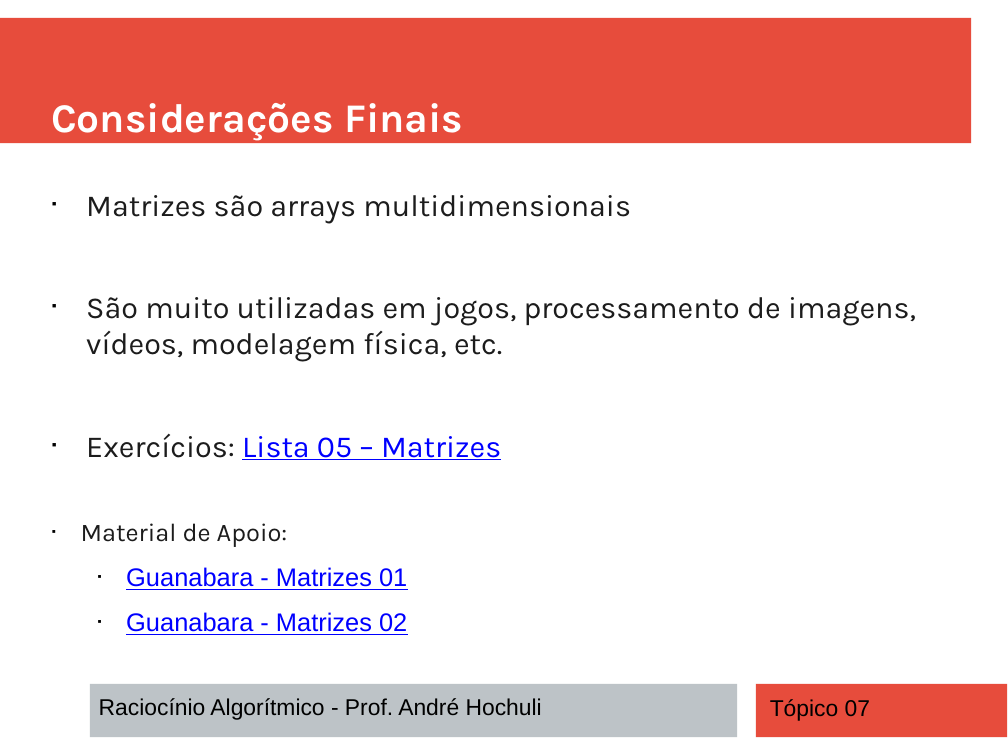
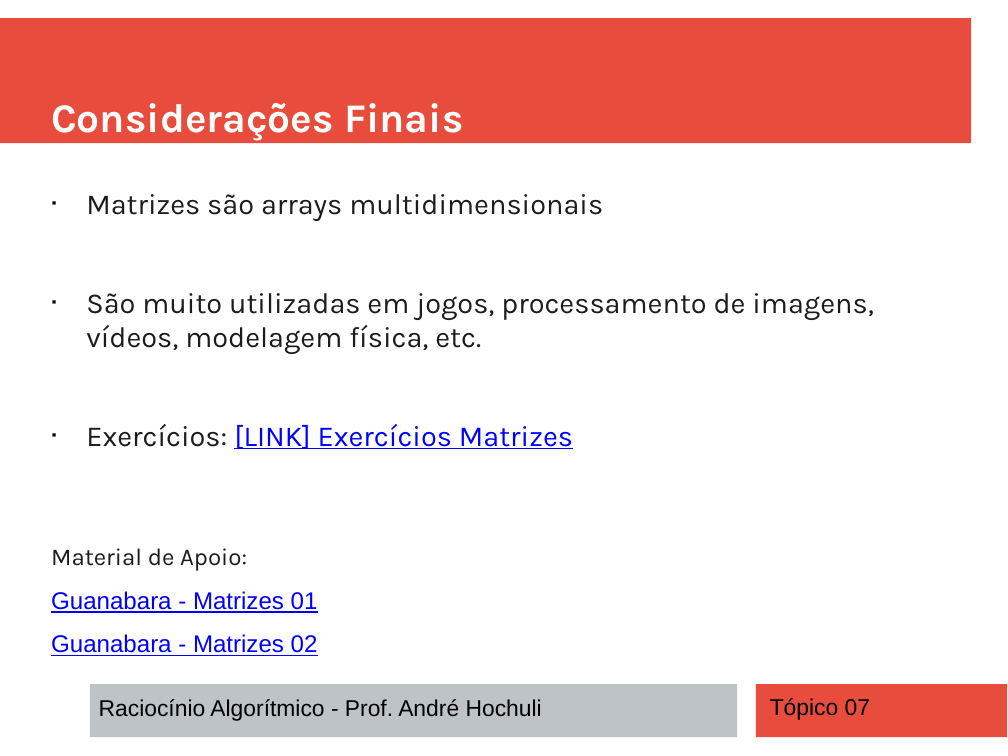
Before and after one commit to andrehochuli/teaching, a slide deck: slide 13 of RaciocinioAlgoritmico/Tópico 07 - Arrays - Matrizes/Tópico 07 - Arrays - Matrizes.pptx. Drawn at 1008x756 pixels with LibreOffice and Linux fonts; fonts in the diff are those of the drawing. Boxes give left, top, right and bottom in pixels: in the first picture for what was removed or moved away, otherwise in the second. Text is boxed around its words. In the diff, an @@ line names an element or a change of style, - is before the commit and + after.

Commit message:
Atualizando material matrizes

```diff
--- a/RaciocinioAlgoritmico/Tópico 07 - Arrays - Matrizes/Tópico 07 - Arrays - Matrizes.pptx
+++ b/RaciocinioAlgoritmico/Tópico 07 - Arrays - Matrizes/Tópico 07 - Arrays - Matrizes.pptx
@@ text at [51, 194, 873, 656]: size 24 to 22.8 pt in "Matrizes são arrays multidimensionais", "São muito utilizadas em jogos, processamento de ..."; size 20 to 19 pt in "Material de Apoio:", "Guanabara - Matrizes 01", "Guanabara - Matrizes 02"; bullet ▪ to none; list level 2 to 1 in "Guanabara - Matrizes 01"; list level 2 to 1 in "Guanabara - Matrizes 02" @@
@@ text at [86, 424, 573, 449]: text changed; size 24 to 22.8 pt @@
-▪ Exercícios: Lista 05 – Matrizes
+▪ Exercícios: [LINK] Exercícios Matrizes
```
Also in this commit, not shown: 3 other files.
